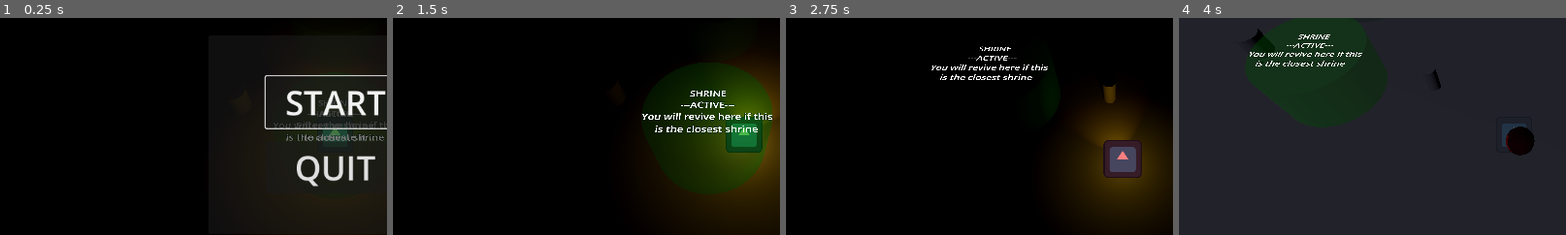
Above: before the commit, frames 1-4 (left to right).
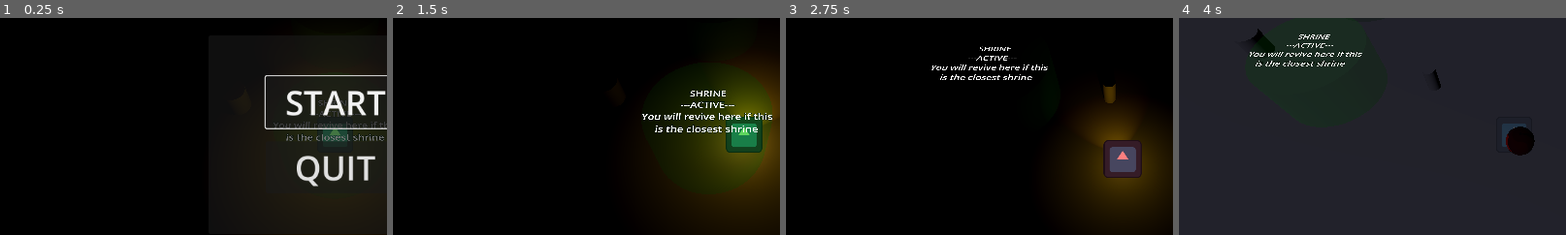
Above: after the commit, the same moments.

Repository: Rusty-Rat-Studios/dead-living-and-dying
Game: Godot game, scene res://game.tscn
The game is run twice, just before and just after one commit, with the same random seed, the same clock (stepped at 60 frames per second) and the same inputs. The engine's default icon, where the game draws it, is replaced by a stand-in: a white triangle on a blue panel in a dark square.
Inputs (mouse positions are % of the whole screen's width and height, from its top left):
- Up to frame 1 (0.25 s): no input
- Up to frame 2 (1.5 s): click "START" at 0.5 s; tap Enter at 1.25 s; move the mouse to (72, 45) at 1.27 s; hold Right (ui_right) from 1.28 s (still down); tap E (interact) at 1.35 s
- Up to frame 3 (2.75 s): tap Keypad Enter (ui_accept) at 1.52, 2.27 s; move the mouse to (30, 55) at 2.02 s; release Right (ui_right) at 2.03 s; hold Down (ui_down) from 2.03 s (still down); tap Tab at 2.1 s
- Up to frame 4 (4 s): move the mouse to (60, 28) at 2.77 s; release Down (ui_down) at 2.78 s; hold Right (ui_right) 2.78-3.53 s; tap E (interact) at 2.85 s; move the mouse to (45, 70) at 3.52 s; hold Up (ui_up) from 3.53 s (still down); tap Tab at 3.6 s; tap Keypad Enter (ui_accept) at 3.77 s
The pictures show only the part of the screen within x 7-57%, y 23-73%; the shares and areas given below are measured in that part.

The runs differ from the first frame. In frame 1, 0.3% of the frame differs, in the area x 76-97%, y 42-57%; in frame 2, 0.3%, in the area x 64-98%, y 33-55%; in frame 3, 0.2%; in frame 4, 0.2%.

Commit message:
Move grid system into a test scene and generate the rooms

Diff:
--- a/game.tscn
+++ b/game.tscn
@@ -1,11 +1,10 @@
-[gd_scene load_steps=23 format=3 uid="uid://dx3xbk4c7uji8"]
+[gd_scene load_steps=20 format=3 uid="uid://dx3xbk4c7uji8"]
 
 [ext_resource type="Script" path="res://game.gd" id="1_77rk7"]
 [ext_resource type="PackedScene" uid="uid://mt6b5vxmupgn" path="res://player/player.tscn" id="1_hu241"]
 [ext_resource type="Script" path="res://base_classes/state_machine.gd" id="3_fg5sk"]
 [ext_resource type="Script" path="res://player/state_dead.gd" id="6_bheuf"]
 [ext_resource type="Script" path="res://player/state_living.gd" id="7_unc66"]
-[ext_resource type="Script" path="res://map/world_grid.gd" id="7_x3g7l"]
 [ext_resource type="Script" path="res://player/state_dying.gd" id="8_isvo6"]
 [ext_resource type="PackedScene" uid="uid://yihpxsaeuqdi" path="res://ghost/ghost.tscn" id="9_t4a6d"]
 [ext_resource type="PackedScene" uid="uid://b3nn5u3a5o85j" path="res://map/floor.tscn" id="10_44xgk"]
@@ -18,8 +17,6 @@
 [ext_resource type="PackedScene" uid="uid://bcep1wbs2caas" path="res://possessable/possessable.tscn" id="13_66ase"]
 [ext_resource type="PackedScene" uid="uid://dic5onsop66y4" path="res://ui/game_menu.tscn" id="13_owhbc"]
 [ext_resource type="PackedScene" uid="uid://bwmbngtw81o3y" path="res://ui/debug_console.tscn" id="15_rbtf5"]
-[ext_resource type="PackedScene" uid="uid://dh8q75xrlxeaa" path="res://map/basic_room.tscn" id="14_oubp1"]
-[ext_resource type="Script" path="res://map/basic_room.gd" id="16_d2f4o"]
 
 [sub_resource type="CylinderShape3D" id="CylinderShape3D_eitr8"]
 radius = 2.0
@@ -72,7 +69,6 @@
 state_dying = NodePath(".")
 
 [node name="WorldGrid" type="Node3D" parent="."]
-script = ExtResource("7_x3g7l")
 
 [node name="RoomBottom" type="Node3D" parent="WorldGrid"]
 script = ExtResource("10_uwref")
@@ -256,10 +252,23 @@
 [node name="Possessable" parent="WorldGrid/RoomRight" instance=ExtResource("13_66ase")]
 transform = Transform3D(1, 0, 0, 0, 1, 0, 0, 0, 1, 0, 0.25, 0)
 
-[node name="RoomTop" parent="WorldGrid" instance=ExtResource("14_oubp1")]
-script = ExtResource("16_d2f4o")
-possible_door_locations = Array[Vector2]([Vector2(1, 0), Vector2(0, 1), Vector2(-1, 0), Vector2(0, -1)])
-room_shape = Array[Vector2]([Vector2(0, 0)])
+[node name="RoomTop" type="Node3D" parent="WorldGrid"]
+transform = Transform3D(1, 0, 0, 0, 1, 0, 0, 0, 1, 0, 0, -40)
+script = ExtResource("10_uwref")
+
+[node name="Floor" parent="WorldGrid/RoomTop" instance=ExtResource("10_44xgk")]
+
+[node name="WallWithDoor" parent="WorldGrid/RoomTop" instance=ExtResource("11_odxui")]
+transform = Transform3D(1, 0, 0, 0, 1, 0, 0, 0, 1, 0, 0, 9.95)
+
+[node name="WallWithoutDoor" parent="WorldGrid/RoomTop" instance=ExtResource("12_5tnol")]
+transform = Transform3D(1, 0, 0, 0, 1, 0, 0, 0, 1, 0, 0, -9.95)
+
+[node name="WallWithoutDoor2" parent="WorldGrid/RoomTop" instance=ExtResource("12_5tnol")]
+transform = Transform3D(-4.37114e-08, 0, 1, 0, 1, 0, -1, 0, -4.37114e-08, -9.95, 0, 0)
+
+[node name="WallWithoutDoor3" parent="WorldGrid/RoomTop" instance=ExtResource("12_5tnol")]
+transform = Transform3D(-4.37114e-08, 0, 1, 0, 1, 0, -1, 0, -4.37114e-08, 9.95, 0, 0)
 
 [node name="Shrine" parent="WorldGrid/RoomTop" instance=ExtResource("11_6msjq")]
 
--- a/map/world_grid.gd
+++ b/map/world_grid.gd
@@ -1,17 +1,34 @@
 extends Node3D
 
-# Size of each grid square in editor units
-const GRID_SCALE: float = 20
+const GRID_SCALE: float = 20 # Size of each grid square in editor units
+const BASIC_ROOM: Resource = preload("res://map/basic_room.tscn")
 
 @onready var grid: Dictionary = {}
 
 
 func _ready() -> void:
-	pass
+	generate_grid()
 
 
 func generate_grid() -> void:
-	pass
+	# Currently hardcoded to generate the default 5 rooms
+	add_room(BASIC_ROOM.instantiate(), Vector2(0, 0))
+	add_room(BASIC_ROOM.instantiate(), Vector2(0, -1))
+	add_room(BASIC_ROOM.instantiate(), Vector2(0, -2))
+	add_room(BASIC_ROOM.instantiate(), Vector2(-1, -1))
+	add_room(BASIC_ROOM.instantiate(), Vector2(1, -1))
+	init_all_rooms()
+
+
+func add_room(room: Room, grid_location: Vector2) -> void:
+	add_child(room)
+	grid[grid_location] = room # Todo: Doesn't work for rooms bigger than 1 sq
+
+
+func init_all_rooms() -> void:
+	for grid_location: Vector2 in grid.keys():
+		var room: Room = grid.get(grid_location)
+		room.init(grid_location, GRID_SCALE)
 
 
 func clear_grid() -> void:
--- /dev/null
+++ b/test_scenes/grid_test.tscn
@@ -0,0 +1,46 @@
+[gd_scene load_steps=8 format=3 uid="uid://bq2dwqp4q6dn1"]
+
+[ext_resource type="Script" path="res://game.gd" id="1_xwopn"]
+[ext_resource type="PackedScene" uid="uid://mt6b5vxmupgn" path="res://player/player.tscn" id="2_xkdfq"]
+[ext_resource type="Script" path="res://base_classes/state_machine.gd" id="3_3ig3n"]
+[ext_resource type="Script" path="res://player/state_dead.gd" id="4_r4nk8"]
+[ext_resource type="Script" path="res://player/state_living.gd" id="5_7fl8v"]
+[ext_resource type="Script" path="res://player/state_dying.gd" id="6_xupbb"]
+[ext_resource type="Script" path="res://map/world_grid.gd" id="7_24rg8"]
+
+[node name="Game" type="Node3D"]
+script = ExtResource("1_xwopn")
+
+[node name="Player" parent="." instance=ExtResource("2_xkdfq")]
+transform = Transform3D(1, 0, 0, 0, 1, 0, 0, 0, 1, 0, 1, 0)
+
+[node name="DirectionalLight3D" type="DirectionalLight3D" parent="."]
+transform = Transform3D(0.873288, 0.0729331, 0.481714, -0.403253, -0.446664, 0.798673, 0.273414, -0.891724, -0.360656, 0, 10, 0)
+visible = false
+light_color = Color(0.29219, 0.29219, 0.29219, 1)
+shadow_enabled = true
+
+[node name="StateMachine" type="Node" parent="." node_paths=PackedStringArray("starting_state")]
+script = ExtResource("3_3ig3n")
+starting_state = NodePath("Living")
+
+[node name="Dead" type="Node" parent="StateMachine" node_paths=PackedStringArray("state_dead", "state_living", "state_dying")]
+script = ExtResource("4_r4nk8")
+state_dead = NodePath(".")
+state_living = NodePath("../Living")
+state_dying = NodePath("../Dying")
+
+[node name="Living" type="Node" parent="StateMachine" node_paths=PackedStringArray("state_dead", "state_living", "state_dying")]
+script = ExtResource("5_7fl8v")
+state_dead = NodePath("../Dead")
+state_living = NodePath(".")
+state_dying = NodePath("../Dying")
+
+[node name="Dying" type="Node" parent="StateMachine" node_paths=PackedStringArray("state_dead", "state_living", "state_dying")]
+script = ExtResource("6_xupbb")
+state_dead = NodePath("../Dead")
+state_living = NodePath("../Living")
+state_dying = NodePath(".")
+
+[node name="WorldGrid" type="Node3D" parent="."]
+script = ExtResource("7_24rg8")
